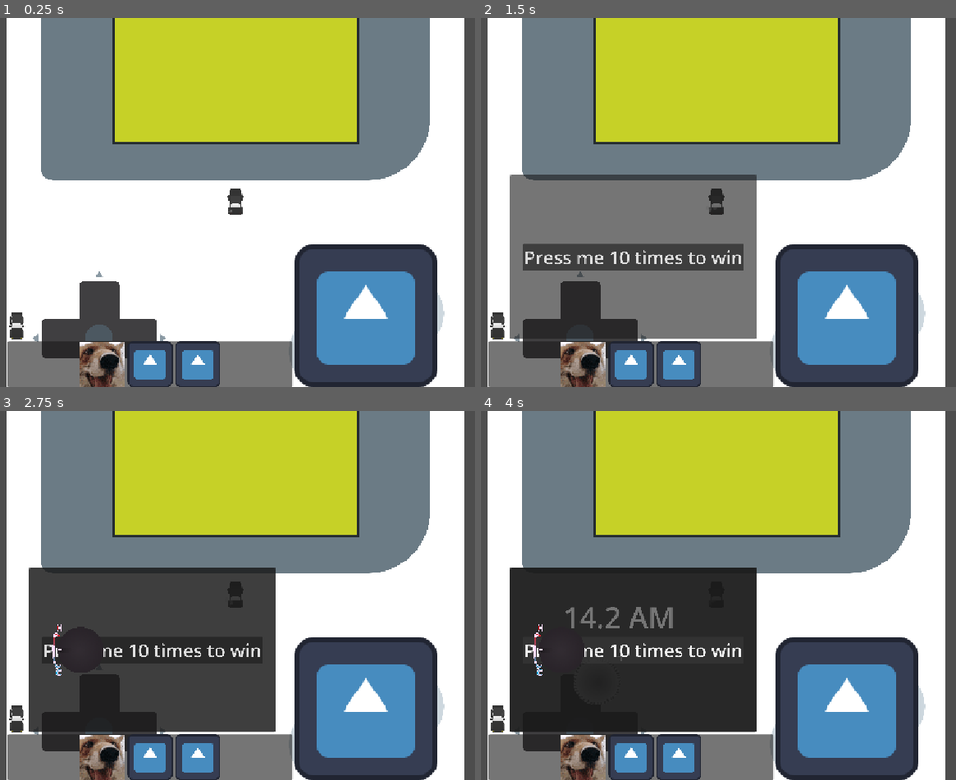
Above: before the commit, frames 1-4 (two rows, left to right).
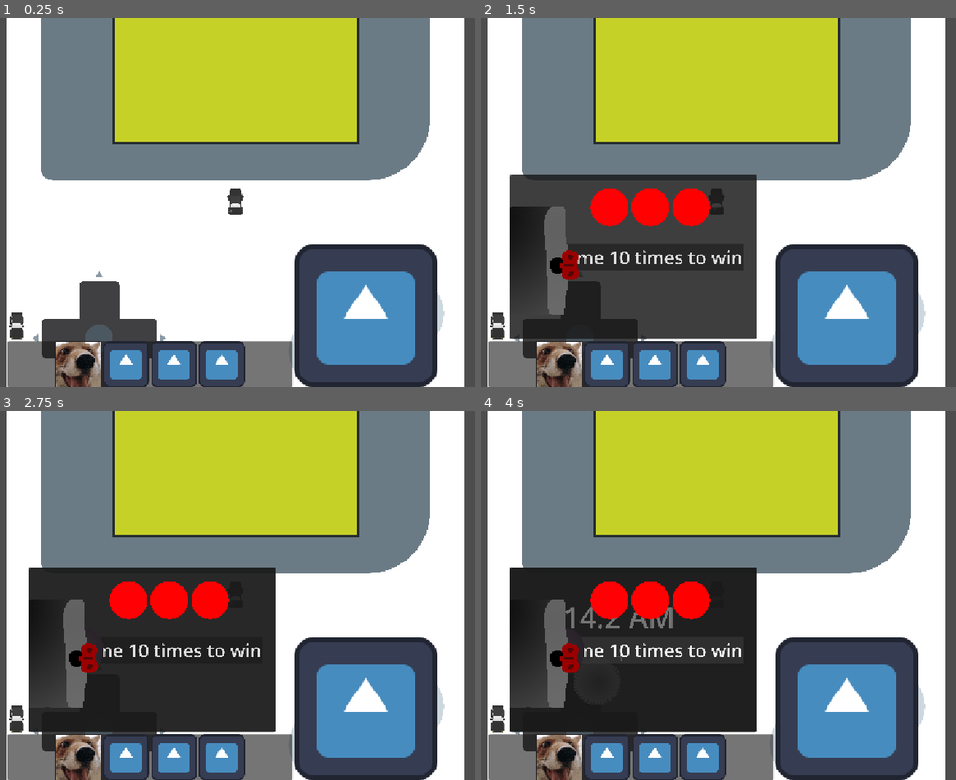
Above: after the commit, the same moments.

Repository: DBorgKiwami/game-jam-2
Game: Godot game, scene res://levels/testlevel.tscn
The game is run twice, just before and just after one commit, with the same random seed, the same clock (stepped at 60 frames per second) and the same inputs. The engine's default icon, where the game draws it, is replaced by a stand-in: a white triangle on a blue panel in a dark square.
Inputs (mouse positions are in pixels of both pictures, inside the frame that each line leads up to; where the layout moved, square brackets give the same spot in the first picture):
- Up to frame 1 (0.25 s): no input
- Up to frame 2 (1.5 s): click (704, 364) at 0.52 s; click (557, 364) [585, 364] at 1.25 s
- Up to frame 3 (2.75 s): click (128, 757) [152, 757] at 2 s
- Up to frame 4 (4 s): click (656, 757) [680, 757] at 2.75 s; click "Press me 10 times to win" at 3.5 s

The runs differ from the first frame. In frame 1, 3.6% of the frame differs, in the area x 11-52%, y 87-100%; in frame 2, 21%, in the area x 6-59%, y 42-100%; in frame 3, 8.0%; in frame 4, 7.1%.

Commit message:
Engine Minigame Completed

Diff:
--- /dev/null
+++ b/minigames/cord.gd
@@ -0,0 +1,11 @@
+extends Line2D
+
+
+# Called when the node enters the scene tree for the first time.
+func _ready() -> void:
+	pass # Replace with function body.
+
+
+# Called every frame. 'delta' is the elapsed time since the previous frame.
+func _process(delta: float) -> void:
+	pass
--- /dev/null
+++ b/minigames/engines.gd
@@ -0,0 +1,59 @@
+extends Node2D
+
+@onready var ripcord : Node2D = $Ripcord
+@onready var startingPoint : Node2D = $"Ripcord Hole/Start Point"
+@onready var endingPoint : Node2D = $"Ripcord/End Point"
+@onready var line : Line2D = $Cord
+@onready var lightIndicators : Node2D = $"Light Indicators"
+
+@export var retractSpeed : float = 1.0
+
+var ripcordOrigin
+var rips = 0
+
+var ripcordHasMouse = false
+var beingClicked = false
+
+
+func _ready() -> void:
+	ripcordOrigin = ripcord.position
+	line.add_point(startingPoint.global_position)
+	line.add_point(endingPoint.global_position)
+
+func _physics_process(delta: float) -> void:
+	line.set_point_position(1, endingPoint.global_position)
+	if (Input.is_action_pressed("left_click") and ripcordHasMouse) or beingClicked:
+		beingClicked = true
+		ripcord.position = get_local_mouse_position()
+		ripcord.rotation = (get_local_mouse_position().y)/1000
+		#dialSprite.rotation_degrees += (Input.get_last_mouse_velocity().x)/100
+		#turnDistance += (Input.get_last_mouse_velocity().x)/100
+	if Input.is_action_just_released("left_click"):
+		beingClicked = false
+		ripcord.rotation = 0
+		if ripcord.position.distance_to(ripcordOrigin) > 500:
+			#print("Ripped")
+			#print(ripcord.position.distance_to(ripcordOrigin))
+			ripped()
+	if !beingClicked:
+		ripcord.position = ripcord.position.lerp(ripcordOrigin, delta * retractSpeed)
+
+func ripped():
+	rips = rips + 1
+	for i in range(rips % 3):
+		lightIndicators.get_child(i).modulate = Color(0,255,0)
+	if rips >= 3:
+		SignalBus.emit_signal("part_repaired", 3)
+		ripcord.position = ripcordOrigin
+		for child in lightIndicators.get_children():
+			child.modulate = Color(255,0,0)
+		rips = 0
+
+func _on_area_2d_mouse_entered() -> void:
+	ripcordHasMouse = true
+	pass # Replace with function body.
+
+
+func _on_area_2d_mouse_exited() -> void:
+	ripcordHasMouse = false
+	pass # Replace with function body.
--- a/minigames/engines.tscn
+++ b/minigames/engines.tscn
@@ -1,9 +1,17 @@
 [gd_scene format=3 uid="uid://dws7xuqu0hx5"]
 
+[ext_resource type="Script" uid="uid://y7krux70l706" path="res://minigames/engines.gd" id="1_5yjff"]
 [ext_resource type="Texture2D" uid="uid://bkjwdkc7h1jsb" path="res://images/ripcord section.png" id="1_nyicb"]
 [ext_resource type="Texture2D" uid="uid://bxb37eekn4761" path="res://images/ripcord.png" id="2_5yjff"]
+[ext_resource type="Texture2D" uid="uid://cqxvl2dhtpspw" path="res://particles/disc.png" id="4_l13bh"]
+
+[sub_resource type="CapsuleShape2D" id="CapsuleShape2D_g4v7s"]
+radius = 38.0
+height = 128.0
 
 [node name="Engine" type="Node2D" unique_id=1211425801]
+script = ExtResource("1_5yjff")
+retractSpeed = 2.75
 
 [node name="Panel" type="Panel" parent="." unique_id=1237387902]
 z_index = -1
@@ -26,10 +34,45 @@
 scale = Vector2(2.2734375, 2.2734375)
 texture = ExtResource("1_nyicb")
 
+[node name="Start Point" type="Marker2D" parent="Ripcord Hole" unique_id=721728511]
+position = Vector2(-34.205, 19.27)
+
 [node name="Ripcord" type="Sprite2D" parent="." unique_id=320577991]
+z_index = 1
 position = Vector2(-289, 17)
 texture = ExtResource("2_5yjff")
 
-[node name="Marker2D" type="Marker2D" parent="Ripcord" unique_id=412955871]
+[node name="End Point" type="Marker2D" parent="Ripcord" unique_id=412955871]
+position = Vector2(-31.425, 19.81)
 
-[node name="Line2D" type="Line2D" parent="." unique_id=1049438940]
+[node name="Area2D" type="Area2D" parent="Ripcord" unique_id=42330850]
+
+[node name="CollisionShape2D" type="CollisionShape2D" parent="Ripcord/Area2D" unique_id=637763526]
+position = Vector2(13, 19)
+shape = SubResource("CapsuleShape2D_g4v7s")
+
+[node name="Cord" type="Line2D" parent="." unique_id=1049438940]
+default_color = Color(0.10524041, 0.10524041, 0.1052404, 1)
+
+[node name="Light Indicators" type="Node2D" parent="." unique_id=1311697230]
+
+[node name="Sprite2D" type="Sprite2D" parent="Light Indicators" unique_id=569728573]
+modulate = Color(1, 0, 0.019607844, 1)
+position = Vector2(-103.999985, -219.00002)
+scale = Vector2(0.3242187, 0.3242187)
+texture = ExtResource("4_l13bh")
+
+[node name="Sprite2D2" type="Sprite2D" parent="Light Indicators" unique_id=982011690]
+modulate = Color(1, 0.003921569, 0, 1)
+position = Vector2(75, -219.00002)
+scale = Vector2(0.3242187, 0.3242187)
+texture = ExtResource("4_l13bh")
+
+[node name="Sprite2D3" type="Sprite2D" parent="Light Indicators" unique_id=788550353]
+modulate = Color(1, 0, 0, 1)
+position = Vector2(254.00002, -219.00002)
+scale = Vector2(0.3242187, 0.3242187)
+texture = ExtResource("4_l13bh")
+
+[connection signal="mouse_entered" from="Ripcord/Area2D" to="." method="_on_area_2d_mouse_entered"]
+[connection signal="mouse_exited" from="Ripcord/Area2D" to="." method="_on_area_2d_mouse_exited"]
--- a/ui/toolbar.gd
+++ b/ui/toolbar.gd
@@ -37,3 +37,8 @@
 func _on_tool_3_pressed() -> void:
 	$MinigameContainer/Radio.visible = true
 	pass # Replace with function body.
+
+
+func _on_tool_4_pressed() -> void:
+	$MinigameContainer/Engine.visible = true
+	pass # Replace with function body.
--- a/ui/toolbar.tscn
+++ b/ui/toolbar.tscn
@@ -7,6 +7,7 @@
 [ext_resource type="Texture2D" uid="uid://cutcbvyemtb80" path="res://images/car_long_black_04.png" id="2_h6tbp"]
 [ext_resource type="PackedScene" uid="uid://c0q51j3dsg355" path="res://minigames/radio.tscn" id="5_e376i"]
 [ext_resource type="PackedScene" uid="uid://c5xku7oeeh1x8" path="res://minigames/heater.tscn" id="6_4dapg"]
+[ext_resource type="PackedScene" uid="uid://dws7xuqu0hx5" path="res://minigames/engines.tscn" id="8_vh3at"]
 
 [node name="Toolbar" type="CanvasLayer" unique_id=1357045452]
 script = ExtResource("1_ata6n")
@@ -87,7 +88,6 @@
 stretch_mode = 5
 
 [node name="Tool4" type="TextureButton" parent="ToolbarAndWheel/Toolbar/BtnContainer" unique_id=752578682]
-visible = false
 custom_minimum_size = Vector2(80, 80)
 custom_maximum_size = Vector2(80, 80)
 layout_mode = 2
@@ -128,7 +128,11 @@
 [node name="Testminigame2" parent="MinigameContainer" unique_id=479206221 instance=ExtResource("2_gb7al")]
 visible = false
 
+[node name="Engine" parent="MinigameContainer" unique_id=1211425801 instance=ExtResource("8_vh3at")]
+visible = false
+
 [connection signal="pressed" from="ToolbarAndWheel/Toolbar/Return" to="." method="_on_return_pressed"]
 [connection signal="pressed" from="ToolbarAndWheel/Toolbar/BtnContainer/Tool1" to="." method="_on_tool_1_pressed"]
 [connection signal="pressed" from="ToolbarAndWheel/Toolbar/BtnContainer/Tool2" to="." method="_on_tool_2_pressed"]
 [connection signal="pressed" from="ToolbarAndWheel/Toolbar/BtnContainer/Tool3" to="." method="_on_tool_3_pressed"]
+[connection signal="pressed" from="ToolbarAndWheel/Toolbar/BtnContainer/Tool4" to="." method="_on_tool_4_pressed"]
Not shown, added: minigames/cord.gd.uid
Not shown, added: minigames/engines.gd.uid
